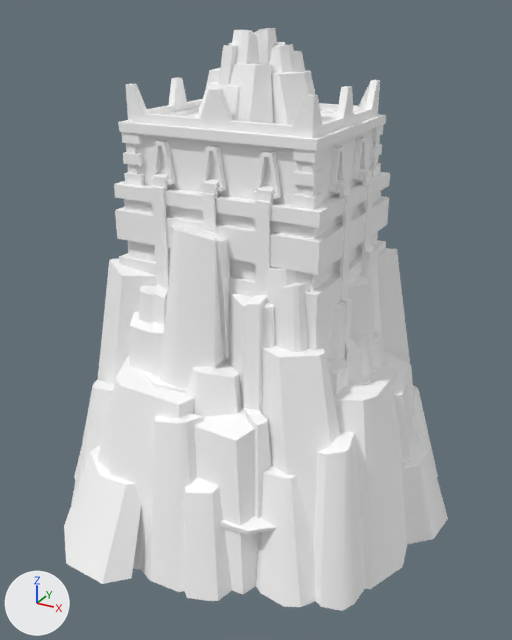
The glTF model assets/synty/simple_fantasy/models/SF_Bld_Undead_Castle_Keep_01.glb, before and after one commit.
Before and after are seen from a 50 mm lens placed at (0.301, -0.546, 0.39), pointed at (0.005, -0.007, 0.121). Lighting does not change. The marker at lower left points along +X, +Y and +Z.

The older version as bpy lines, for what is in view:
```python
mat_lambert3 = principled_material('lambert3')
mat_lambert3.base_color = (1.0, 1.0, 1.0)  # white #ffffff
mat_lambert3.roughness = 0.553
me_mesh = bpy.data.meshes.new('Mesh')
me_mesh.from_pydata(...)  # 1748 vertices, 2360 faces; spans x 1.222..1.617, y 2.502..2.908, z -0.094..0.374
# faces by material slot: [534, 1826]
me_mesh.materials.append(mat_lambert3)  # white #ffffff
me_mesh.materials.append(mat_lambert2)  # white #ffffff
ob_sf_bld_undead_castle_keep = bpy.data.objects.new('SF_Bld_Undead_Castle_Keep', me_mesh)
ob_sf_bld_undead_castle_keep.location = (-1.419, -2.705, 0.0)
```
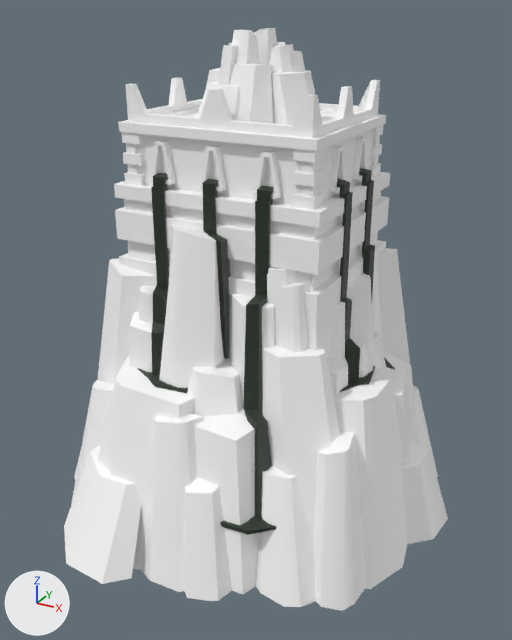
Pixel boxes [x1, y1, x2, y2] of what changed, in the pictures (512 x 640 px):
'SF_Bld_Undead_Castle_Keep', surface changed (white to grey): [134, 158, 398, 538] in both

Edits to the bpy script that builds the scene:
```text
Add img_undead_footman_01:
    img_undead_footman_01 = load_image('Undead_Footman_01', '_unpacked/Undead_Footman_01', 512, 512, 'sRGB')
Change mat_lambert3:
    remove mat_lambert3.base_color = (1.0, 1.0, 1.0)  # white #ffffff
    add mat_lambert3.texture = img_undead_footman_01
```
